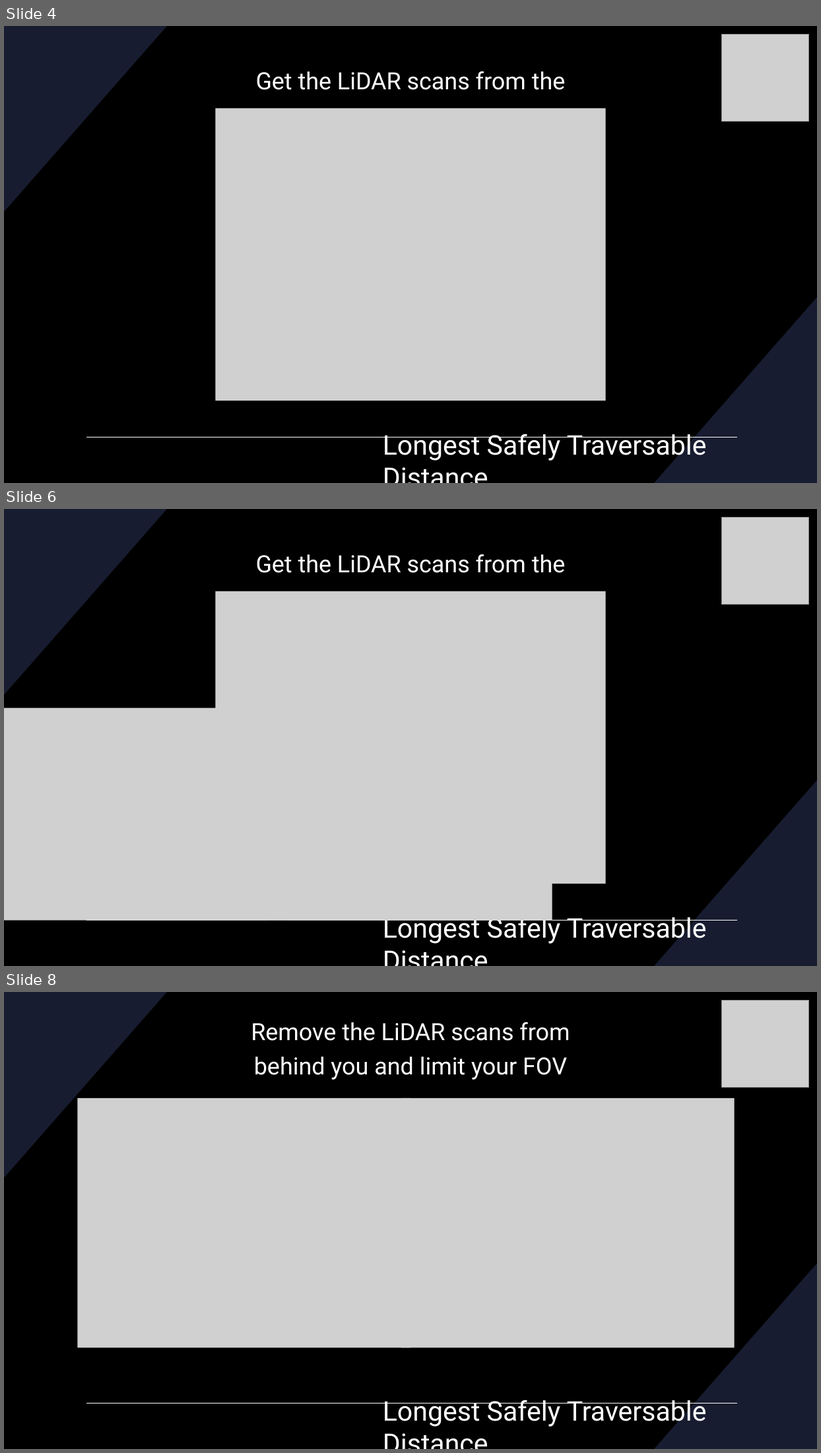
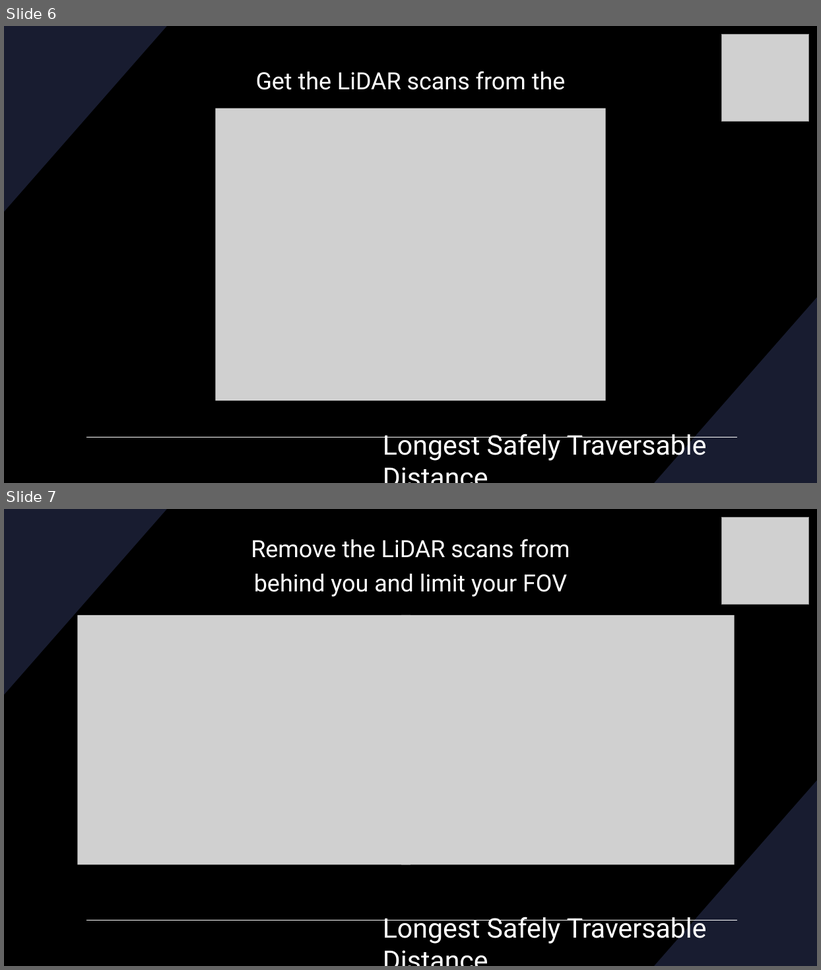
Before and after one commit to RacingAI/Reactive-Methods-Workshop, a slide deck: Disparity_Extender.pptx. Shown one above the other, each under a label of ours: slides 4, 6 and 8 before the commit, slides 6 and 7 after it; the slides between them are not shown. The pictures are 821x1453 and 821x970 pixels, drawn with LibreOffice and Linux fonts; fonts in the diff are those of the drawing; grey boxes stand for pictures. Boxes give left, top, right and bottom in pixels: in the first picture for what was removed or moved away, otherwise in the second. Text is boxed around its words. In the diff, an @@ line names an element or a change of style, - is before the commit and + after.

```diff
--- a/Disparity_Extender.pptx
+++ b/Disparity_Extender.pptx
@@ slide 6 removed at (4, 509, 817, 966), background #000000; not listed: 3 template elements that a slide beside it also shows @@
@@ picture removed at (722, 517, 809, 604) @@
@@ text removed at (256, 554, 566, 591) @@
-Get the LiDAR scans from the sensors
@@ picture removed at (216, 591, 606, 884) @@
@@ picture removed at (4, 708, 288, 921) @@
@@ picture removed at (269, 708, 552, 921) @@
@@ title removed at (383, 913, 707, 945) @@
-Longest Safely Traversable Distance
@@ what was slide 4 is now slide 6 @@
@@ what was slide 8 is now slide 7 @@
```
Also in this commit, not shown: 1 slide changed, 2 slides added, 1 other slide removed.
